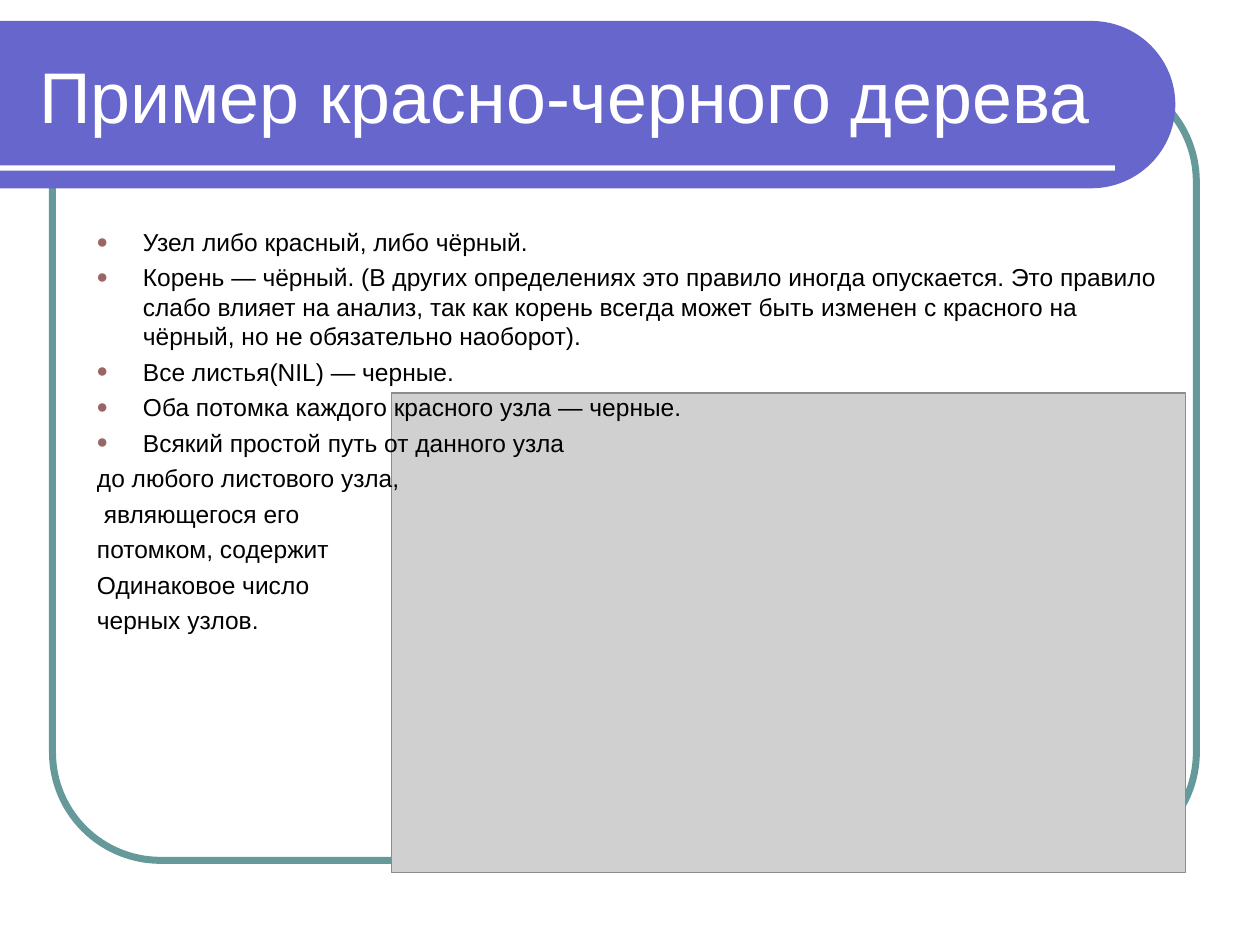
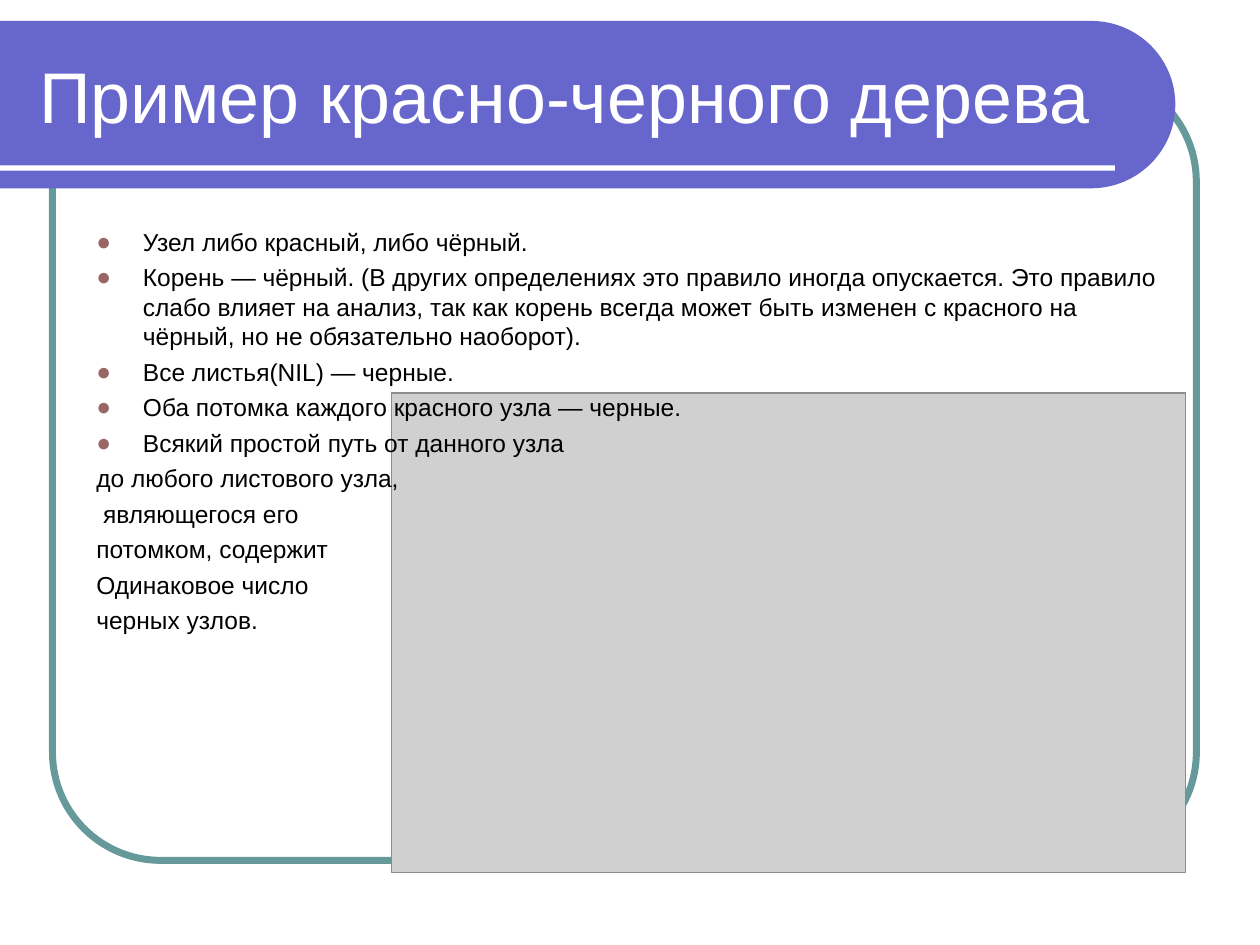
Before and after one commit to maxchv/JavaLessons, a slide deck: slide 10 of Lesson10/Modul 9 chast 3 Nabory (Mnozhestva).ppt. Drawn at 1260x945 pixels with LibreOffice and Linux fonts; fonts in the diff are those of the drawing; grey boxes stand for pictures. Boxes give left, top, right and bottom in pixels: in the first picture for what was removed or moved away, otherwise in the second. Text is boxed around its words. In the diff, an @@ line names an element or a change of style, - is before the commit and + after.

```diff
--- a/Lesson10/Modul 9 chast 3 Nabory (Mnozhestva).ppt
+++ b/Lesson10/Modul 9 chast 3 Nabory (Mnozhestva).ppt
@@ text "Узел либо красный, либо чёрный." at box(96, 232, 1156, 634): indent changed @@
```
Also in this commit, not shown: 1 other slide changed, 16 other files.
